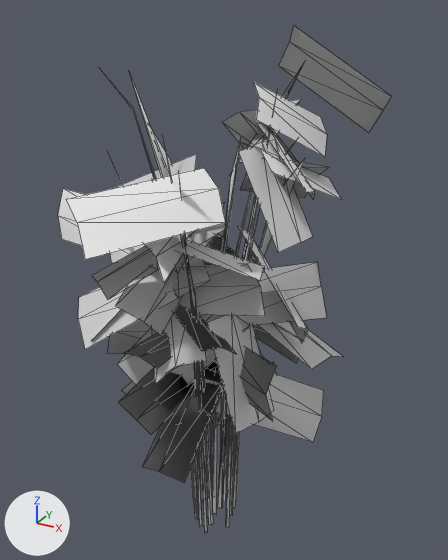
Renders of the glTF model game/assets/flora/SM_Bamboo_Clump_02.glb from each side of a commit.
One viewpoint serves both versions: a 50 mm lens placed at (5.67, -9.8, 10.92), pointed at (0.03, 0.46, 5.78). The lights are fixed; the arrows at lower left show +X, +Y and +Z. The first picture is the older version. Mesh edges are drawn as thin lines. Vertices at exactly the same position are counted once.

The older version as bpy lines, for what is in view:
```python
me_sm_bamboo_clump_02_001 = bpy.data.meshes.new('SM_Bamboo_Clump_02.001')
me_sm_bamboo_clump_02_001.from_pydata(...)  # 465 vertices, 400 faces; spans x -2.65..2.61, y -3.24..3.04, z -0.12..10.6
# faces by material slot: [200, 200]
me_sm_bamboo_clump_02_001.materials.append(mat_x_leaf)
me_sm_bamboo_clump_02_001.materials.append(mat_x_bark)
ob_sm_bamboo_clump_02 = bpy.data.objects.new('SM_Bamboo_Clump_02', me_sm_bamboo_clump_02_001)
ob_sm_bamboo_clump_02.location = (0.0, 0.0, 0.0)
```
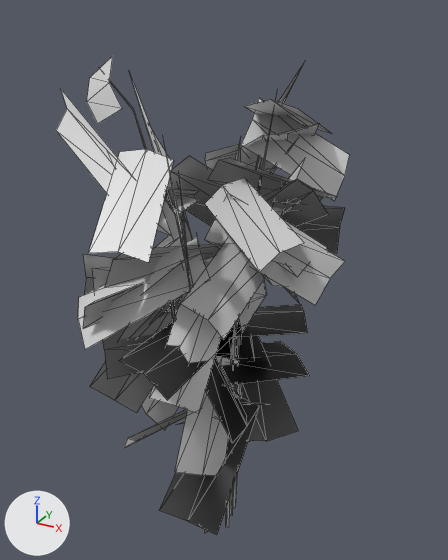
The change, as a diff of the scene's bpy script:
```diff
--- a/game/assets/flora/SM_Bamboo_Clump_02.glb.py
+++ b/game/assets/flora/SM_Bamboo_Clump_02.glb.py
@@ me_sm_bamboo_clump_02_001 @@
 # used by ob_sm_bamboo_clump_02; location = (0.0, 0.0, 0.0)
-me_sm_bamboo_clump_02_001.from_pydata(...)  # 465 vertices, 400 faces; spans x -2.65..2.61, y -3.24..3.04, z -0.12..10.6
+me_sm_bamboo_clump_02_001.from_pydata(...)  # 465 vertices, 400 faces; spans x -3.65..2.64, y -2.82..2.73, z -0.12..10.1
+# me_sm_bamboo_clump_02_001 part 1: the loose piece of 6 vertices spanning x -0.94..0.5, y -0.03..1.79, z 3.67..4.38 is multiplied about its middle by the matrix ((-0.449, 0.791, 0.872), (-1.105, -0.605, -0.02), (0.406, -0.772, 0.91)), then moved by (0.77, -1.61, 0.11)
+# me_sm_bamboo_clump_02_001 part 2: the loose piece of 6 vertices spanning x -2.25..0.09, y -0.31..2.41, z 5.43..5.74 is multiplied about its middle by the matrix ((0.373, -0.735, 0.55), (0.391, -0.409, -0.813), (0.83, 0.523, 0.136)), then moved by (0.0, -1.43, 0.02)
+# me_sm_bamboo_clump_02_001 part 3: the loose piece of 6 vertices spanning x -1.51..0.2, y -1.31..0.34, z 5.88..6.99 is multiplied about its middle by the matrix ((0.783, -0.218, -0.439), (0.442, 0.673, 0.453), (0.213, -0.594, 0.675)), then moved by (-0.01, -0.47, 0.05)
+# me_sm_bamboo_clump_02_001 part 4: the loose piece of 6 vertices spanning x 0.16..1.77, y 0.3..2.87, z 7.24..8.58 is multiplied about its middle by the matrix ((-0.462, 0.559, 0.437), (-0.662, -0.528, -0.024), (0.257, -0.355, 0.725)), then moved by (-1.36, -3.46, 0.03)
+# me_sm_bamboo_clump_02_001 part 5: the loose piece of 6 vertices spanning x 0.11..2.61, y 2.19..2.78, z 8.59..10.6 is multiplied about its middle by the matrix ((-0.814, -0.41, -0.023), (0.359, -0.685, -0.484), (0.201, -0.442, 0.772)), then moved by (-4.07, -2.05, -0.25)
+# me_sm_bamboo_clump_02_001 part 6: 264 of 465 vertices moved; they spanned x -2.65..2.55, y -3.24..3.04, z 1.13..9.66 and now span x -2.8..2.64, y -2.34..2.73, z 1.28..9.62; mean shift (-0.01, 0.21, 0.01); largest move (-0.92, -2.86, 8.22) -> (0.25, 2.73, 7.67)
+# me_sm_bamboo_clump_02_001 part 7: 326 kept faces spanning x -3.65..2.33, y -2.82..2.73, z -0.12..10.1 get new vertex colours; the middle colour goes from light grey #e1e1e1 to light grey #cecece
 me_sm_bamboo_clump_02_001.materials.append(mat_x_leaf)
```

Boxes (x1, y1, x2, y2) around the edits, measured in the pictures (448 x 560 px; the box of a moved part takes in the faces that stretch with it):
'SM_Bamboo_Clump_02', reshaped (12% narrower)
    before: (58, 26, 392, 533)
    after: (56, 56, 349, 534)
part 1 of me_sm_bamboo_clump_02_001, moved or reshaped (not visible before)
    after: (205, 358, 247, 443)
part 2 of me_sm_bamboo_clump_02_001, moved or reshaped (not visible before)
    after: (93, 268, 109, 292)
part 3 of me_sm_bamboo_clump_02_001, moved or reshaped
    before: (171, 254, 185, 298)
    after: (137, 222, 185, 294)
part 4 of me_sm_bamboo_clump_02_001, moved or reshaped
    before: (241, 142, 341, 199)
    after: (89, 149, 174, 263)
part 5 of me_sm_bamboo_clump_02_001, moved or reshaped
    before: (279, 26, 392, 132)
    after: (87, 56, 122, 124)
part 6 of me_sm_bamboo_clump_02_001, moved or reshaped
    before: (58, 99, 329, 482)
    after: (56, 89, 345, 534)
part 7 of me_sm_bamboo_clump_02_001, recoloured
    before: (58, 26, 392, 533)
    after: (69, 56, 349, 533)
